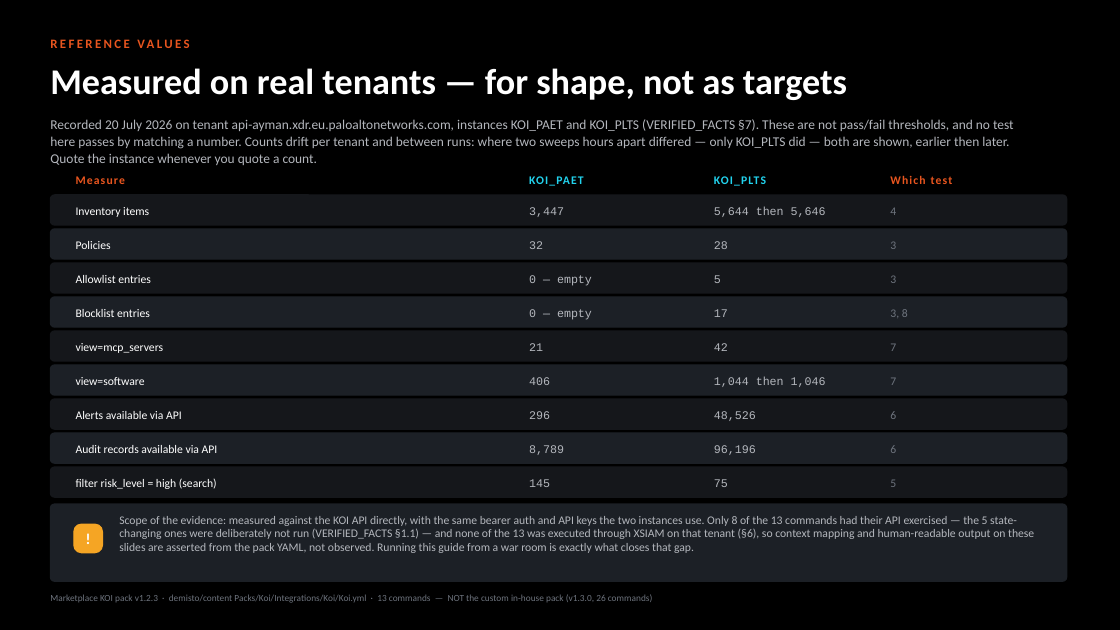
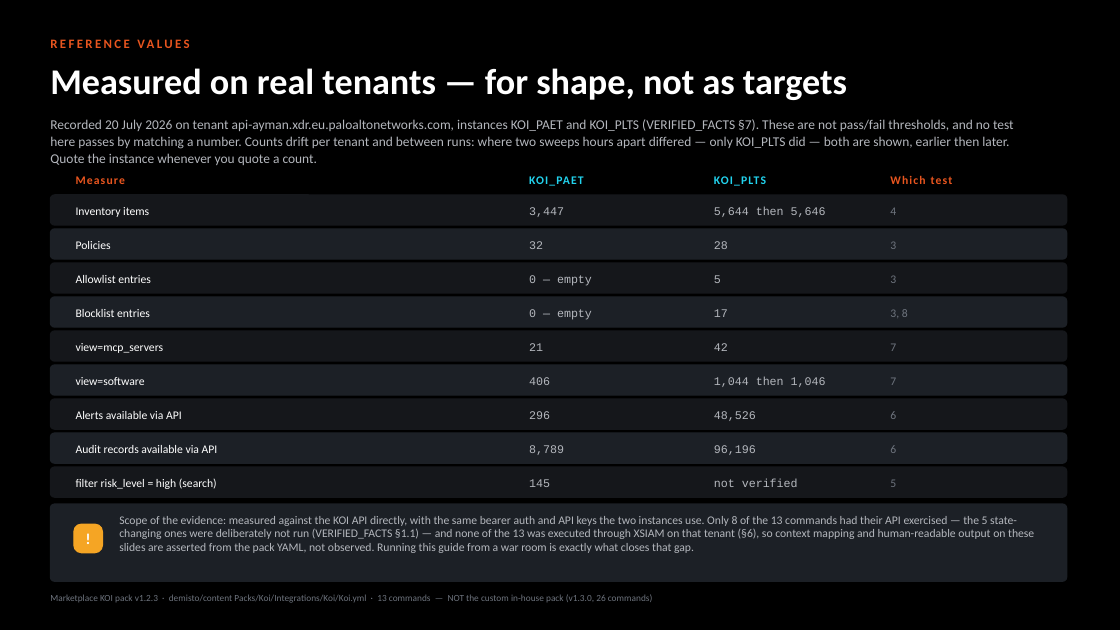
Before and after one commit to ayman-m/koi-xsiam-markeplacepack, a slide deck: slide 20 of docs/KOI_Marketplace_Pack_Test_Guide.pptx (slide 18 before the commit). Drawn at 1120x630 pixels with LibreOffice and Linux fonts; fonts in the diff are those of the drawing. Boxes give left, top, right and bottom in pixels: in the first picture for what was removed or moved away, otherwise in the second. Text is boxed around its words. In the diff, an @@ line names an element or a change of style, - is before the commit and + after.

```diff
--- a/docs/KOI_Marketplace_Pack_Test_Guide.pptx
+++ b/docs/KOI_Marketplace_Pack_Test_Guide.pptx
@@ text at [714,479,798,487]: text changed @@
-75
+not verified
```
Also in this commit, not shown: 5 other slides changed, 2 slides added, 2 other files.
